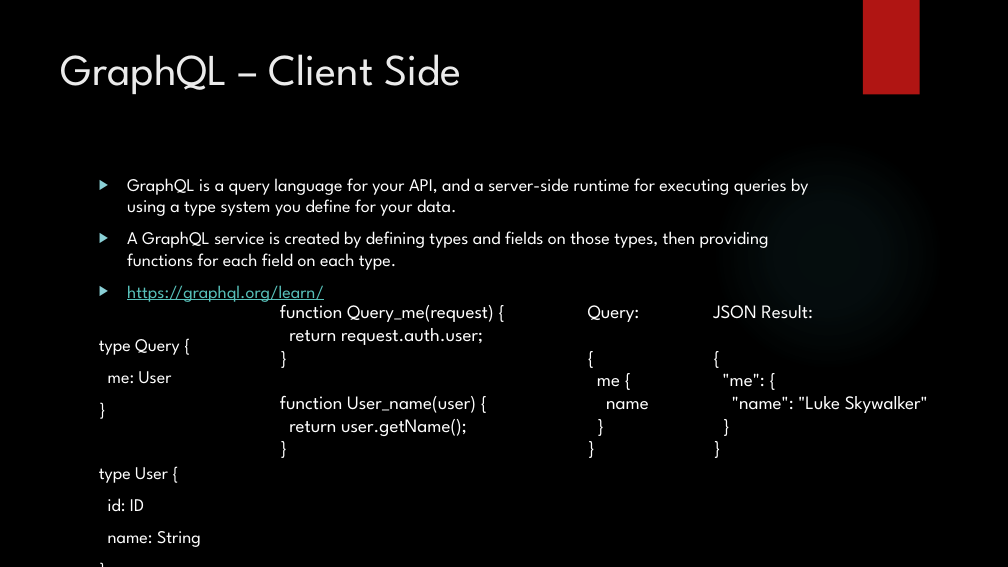
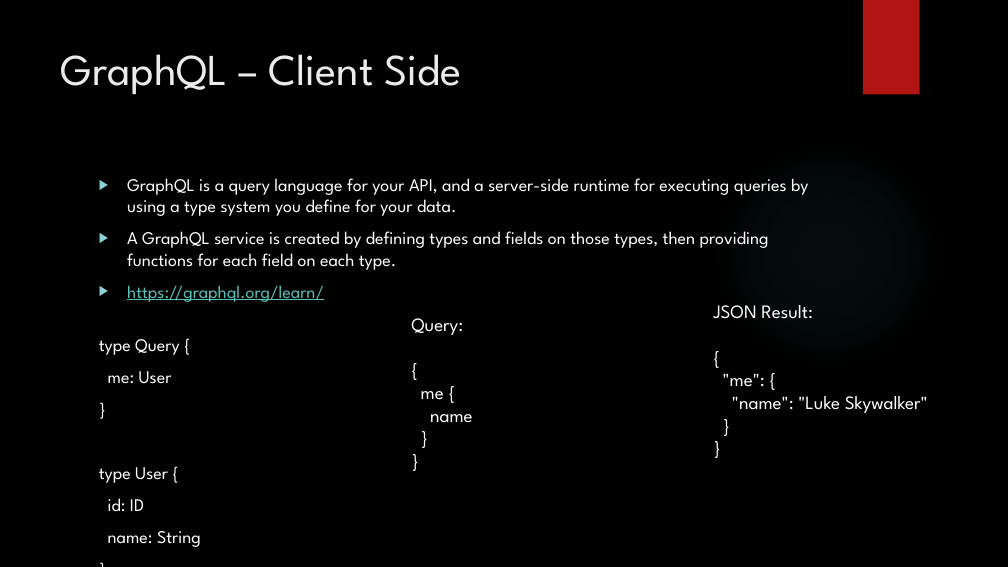
Before and after one commit to DavidStevensonVtex/PubsAndGraphQL.NET, a slide deck: slide 4 of GraphQL_and_GraphQL.NET.pptx. Drawn at 1008x567 pixels with LibreOffice and Linux fonts; fonts in the diff are those of the drawing; background and template pictures are left out. Boxes give left, top, right and bottom in pixels: in the first picture for what was removed or moved away, otherwise in the second. Text is boxed around its words. In the diff, an @@ line names an element or a change of style, - is before the commit and + after.

Commit message:
Update PowerPoint, GraphiQL examples, and Titles query.

```diff
--- a/GraphQL_and_GraphQL.NET.pptx
+++ b/GraphQL_and_GraphQL.NET.pptx
@@ text removed at box(280, 299, 494, 436) @@
-function Query_me(request) {
-return request.auth.user;
-}
-function User_name(user) {
-return user.getName();
-}
@@ text "Query: {": place and size @@
-text "Query: {" at box(588, 305, 649, 410)
+text "Query: {" at box(411, 318, 473, 423)
```
Also in this commit, not shown: 2 other files.
